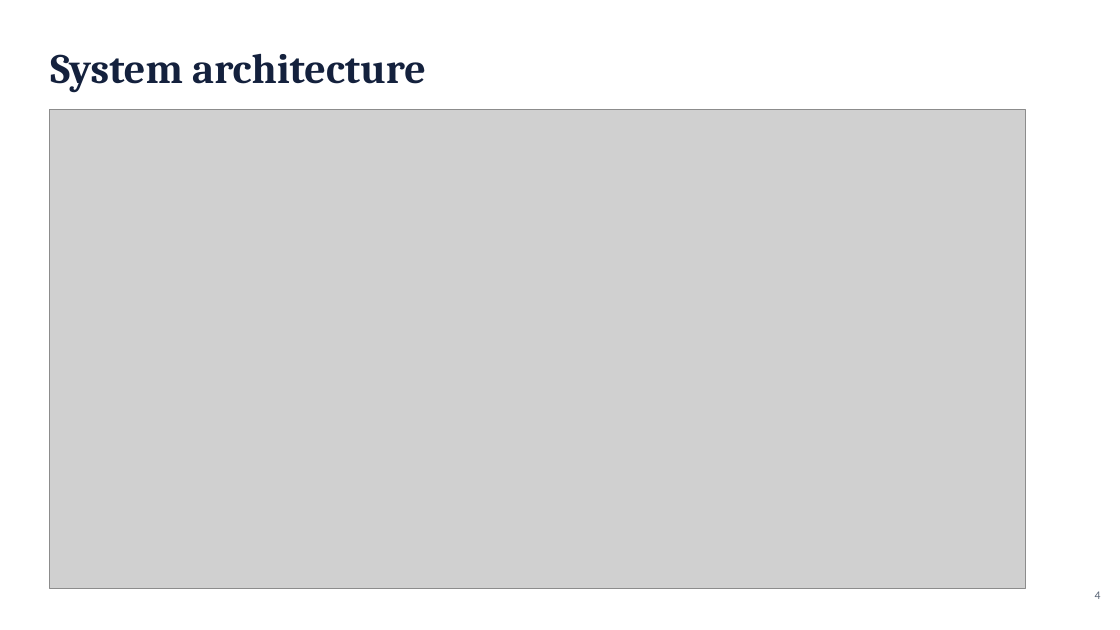
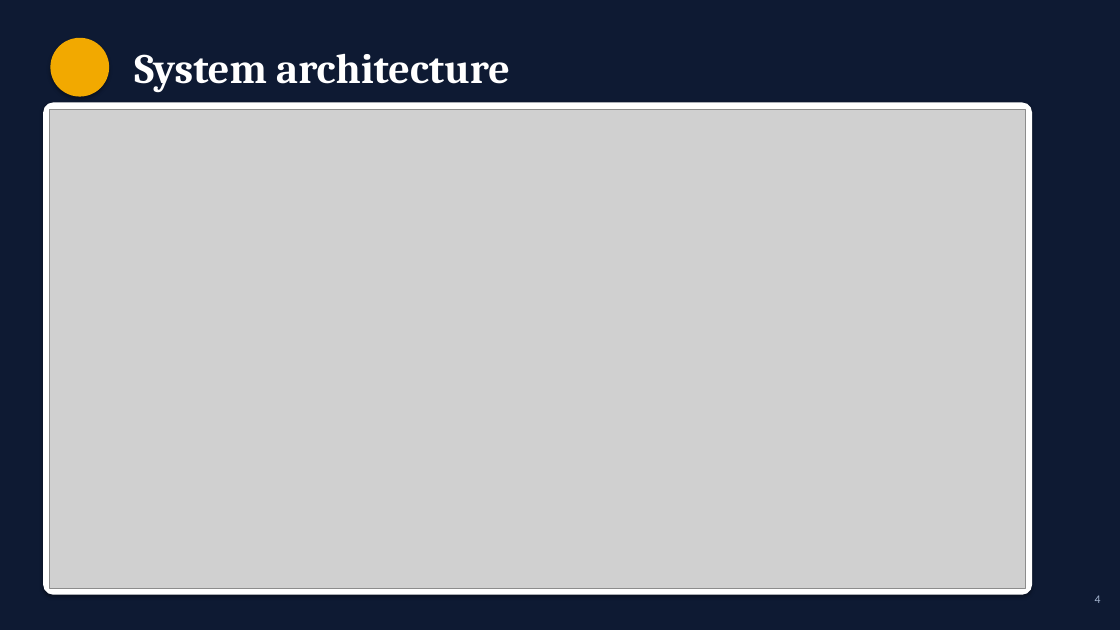
Before and after one commit to Saibts/AgileX_ScoutMini_JAZZY, a slide deck: slide 4 of docs/Scout_Mini_Project_Presentation.pptx. Drawn at 1120x630 pixels with LibreOffice and Linux fonts; fonts in the diff are those of the drawing; grey boxes stand for pictures. Boxes give left, top, right and bottom in pixels: in the first picture for what was removed or moved away, otherwise in the second. Text is boxed around its words. In the diff, an @@ line names an element or a change of style, - is before the commit and + after.

```diff
--- a/docs/Scout_Mini_Project_Presentation.pptx
+++ b/docs/Scout_Mini_Project_Presentation.pptx
@@ background #FFFFFF to #0E1A33 @@
@@ text "System architecture": place and size @@
-text "System architecture" at [50, 53, 426, 93]
+text "System architecture" at [134, 53, 510, 93]
@@ text "System architecture" at [134, 53, 510, 93]: text colour #14213D to #FFFFFF @@
@@ ellipse added at [50, 38, 109, 97], fill #F2A900 @@
@@ rounded rectangle added at [43, 103, 1032, 595], fill #FFFFFF @@
@@ text "4" at [1095, 595, 1101, 603]: text colour #5B6678 to #A3B3CE @@
```
Also in this commit, not shown: 14 other slides changed.
